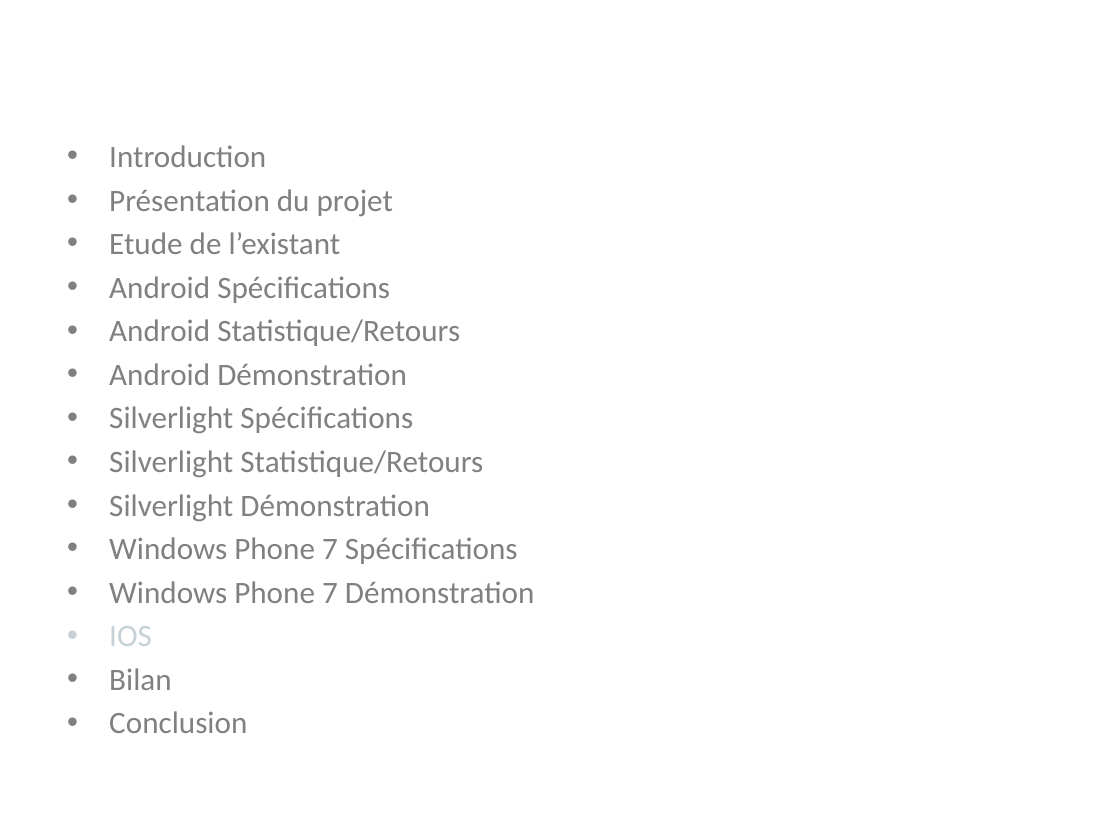
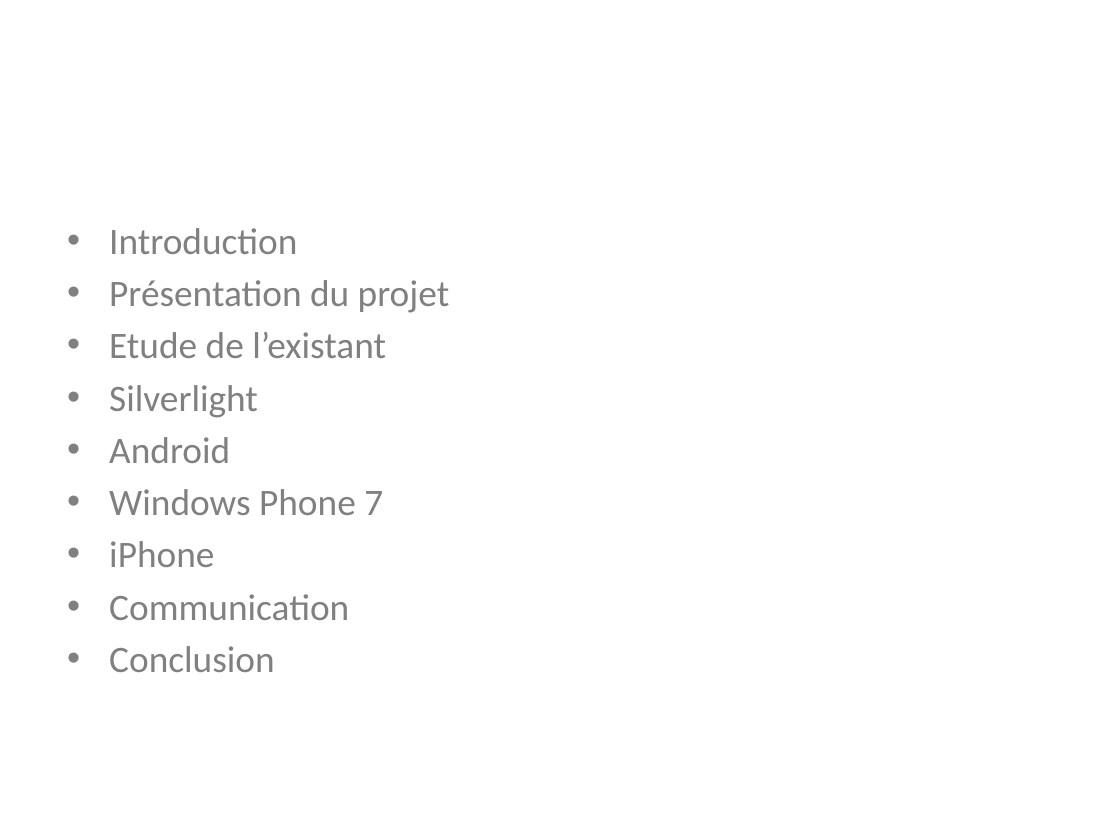
Before and after one commit to Riges/eip-silverlight, a slide deck: slide 2 of Docs/eip 10.09.11/myNETwork.pptx. Drawn at 1120x840 pixels with LibreOffice and Linux fonts; fonts in the diff are those of the drawing; background and template pictures are left out. Boxes give left, top, right and bottom in pixels: in the first picture for what was removed or moved away, otherwise in the second. Text is boxed around its words. In the diff, an @@ line names an element or a change of style, - is before the commit and + after.

```diff
--- a/Docs/eip 10.09.11/myNETwork.pptx
+++ b/Docs/eip 10.09.11/myNETwork.pptx
@@ text "Introduction": place and size @@
-text "Introduction" at (109, 145, 535, 733)
+text "Introduction" at (109, 228, 450, 672)
@@ text at (109, 228, 450, 672): size 20 to 24 pt in "Introduction", "Présentation du projet", "Etude de l’existant", "Conclusion" @@
@@ text at (109, 385, 383, 620): text changed; size 20 to 24 pt @@
-• Android Spécifications
-• Android Statistique/Retours
-• Android Démonstration
-• Silverlight Spécifications
-• Silverlight Statistique/Retours
-• Silverlight Démonstration
-• Windows Phone 7 Spécifications
-• Windows Phone 7 Démonstration
-• IOS
-• Bilan
+• Silverlight
+• Android
+• Windows Phone 7
+• iPhone
+• Communication
```
Also in this commit, not shown: 3 other slides changed, 2 slides added, 1 slide removed, 4 other files.
